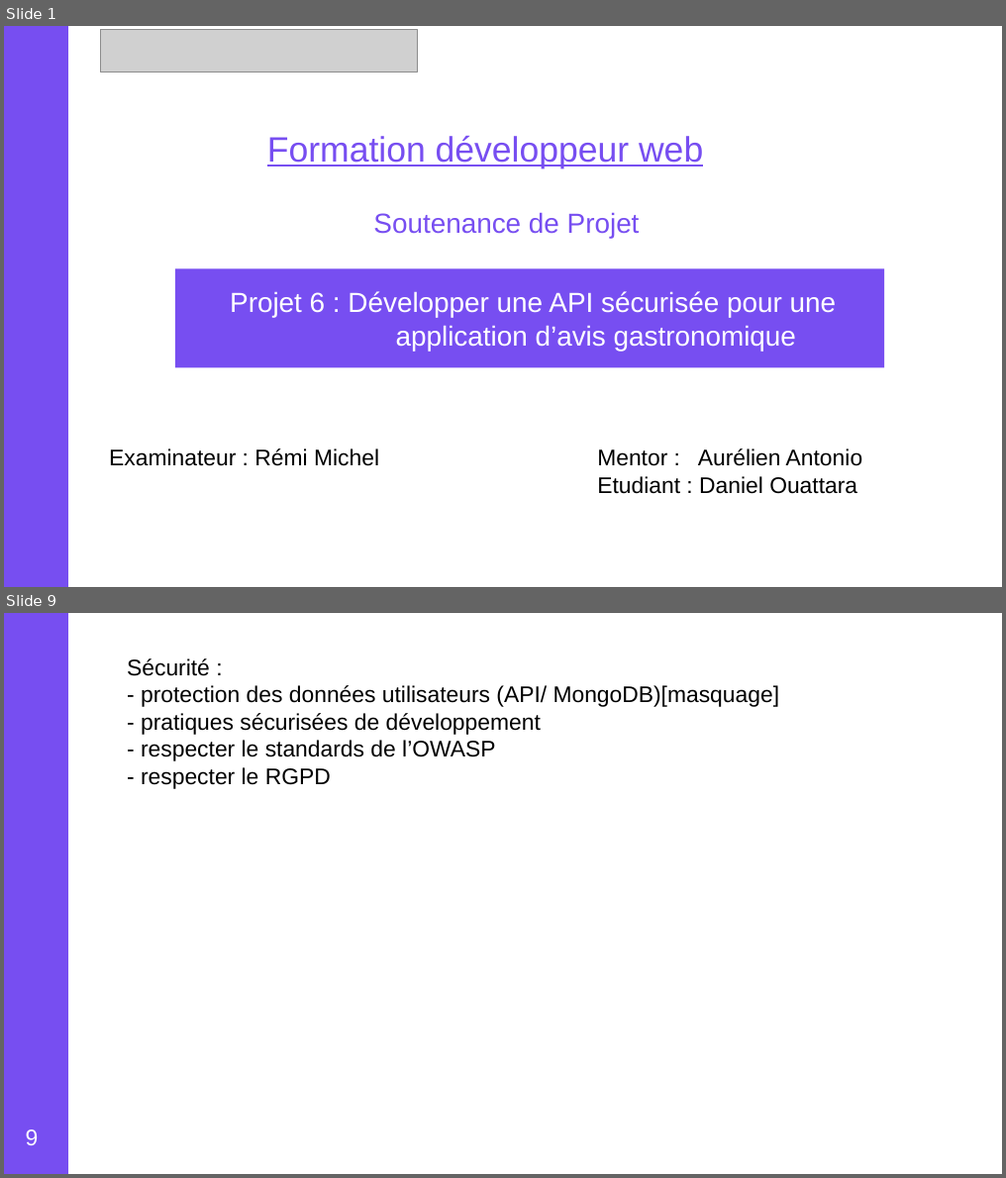
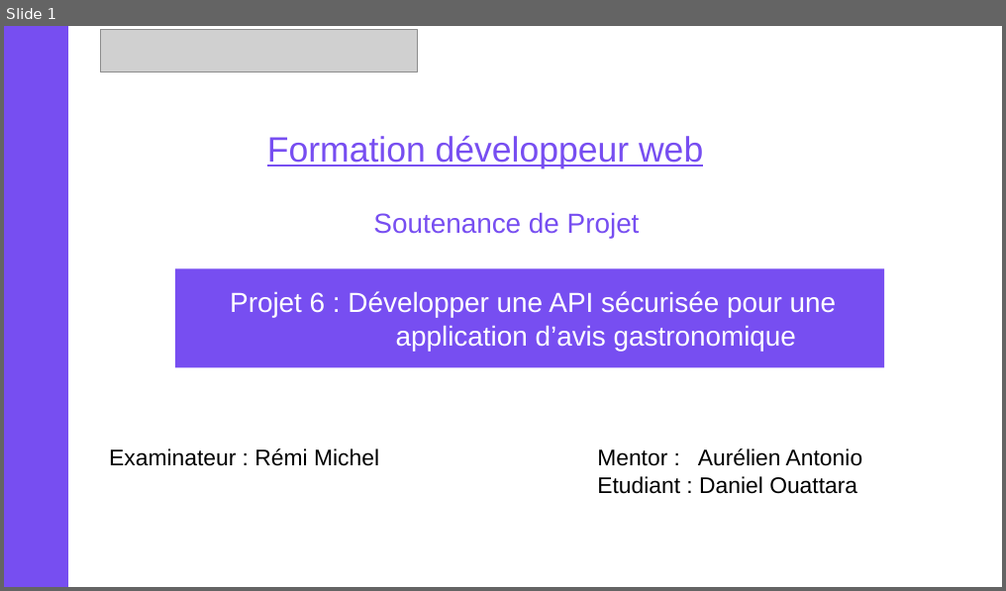
Before and after one commit to danielOuattara/Openclassroom_P6_15_01_2021, a slide deck: schema_global.odp. Shown one above the other, each under a label of ours: slides 1 and 9 before the commit, slide 1 after it; the slides between them are not shown. The pictures are 1006x1178 and 1006x591 pixels, drawn with LibreOffice and Linux fonts; fonts in the diff are those of the drawing; grey boxes stand for pictures. Boxes give left, top, right and bottom in pixels: in the first picture for what was removed or moved away, otherwise in the second. Text is boxed around its words. In the diff, an @@ line names an element or a change of style, - is before the commit and + after.

```diff
--- a/schema_global.odp
+++ b/schema_global.odp
@@ slide 9 removed at (4, 613, 1002, 1174), background #FFFFFF @@
@@ rectangle removed at (4, 613, 68, 1174) @@
@@ text removed at (127, 659, 780, 789) @@
-Sécurité :
-- protection des données utilisateurs (API/ MongoDB)[masquage]
-- pratiques sécurisées de développement
-- respecter le standards de l’OWASP
-- respecter le RGPD
@@ page number removed at (26, 1130, 39, 1146) @@
-9
```
Also in this commit, not shown: 6 slides changed, 5 slides added, 12 other slides removed, 7 other files.
